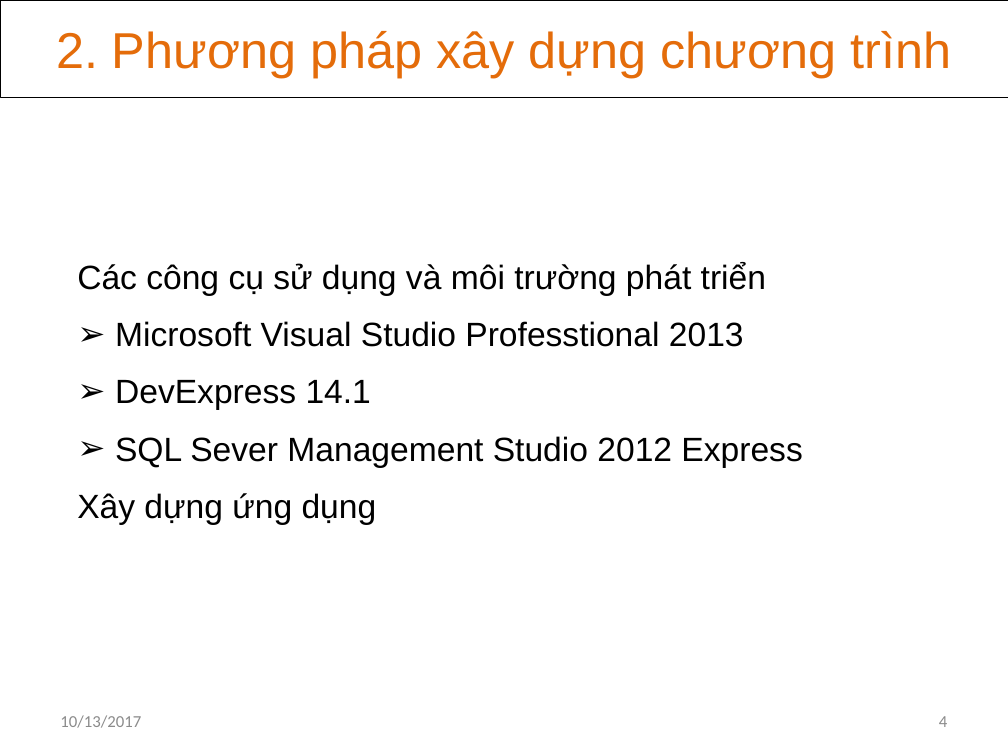
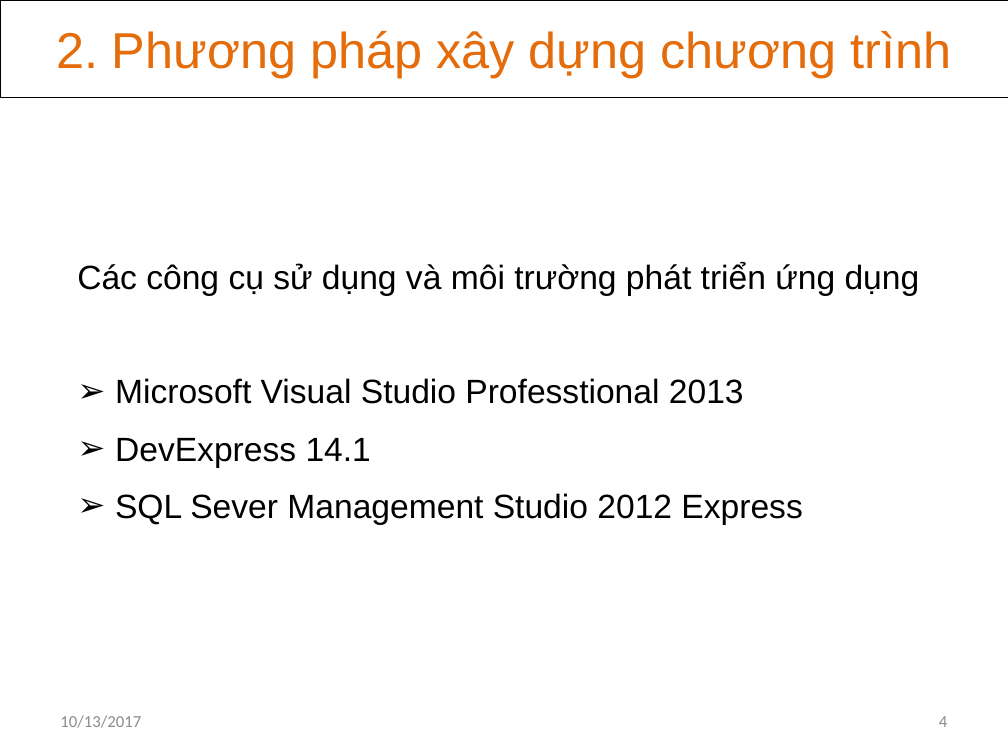
Before and after one commit to khanhvinhit/Do-An, a slide deck: slide 4 of THESIS/DACN_UD_Hoc_KHo_CTK37_BaoCao_D2.pptx. Drawn at 1008x756 pixels with LibreOffice and Linux fonts; fonts in the diff are those of the drawing. Boxes give left, top, right and bottom in pixels: in the first picture for what was removed or moved away, otherwise in the second. Text is boxed around its words. In the diff, an @@ line names an element or a change of style, - is before the commit and + after.

```diff
--- a/THESIS/DACN_UD_Hoc_KHo_CTK37_BaoCao_D2.pptx
+++ b/THESIS/DACN_UD_Hoc_KHo_CTK37_BaoCao_D2.pptx
@@ text at [77,262,920,296]: text changed @@
-Các công cụ sử dụng và môi trường phát triển
+Các công cụ sử dụng và môi trường phát triển ứng dụng
@@ text at [77,493,377,525]: paragraph removed @@
-Xây dựng ứng dụng
```
Also in this commit, not shown: 4 other slides changed, 17 other files.
